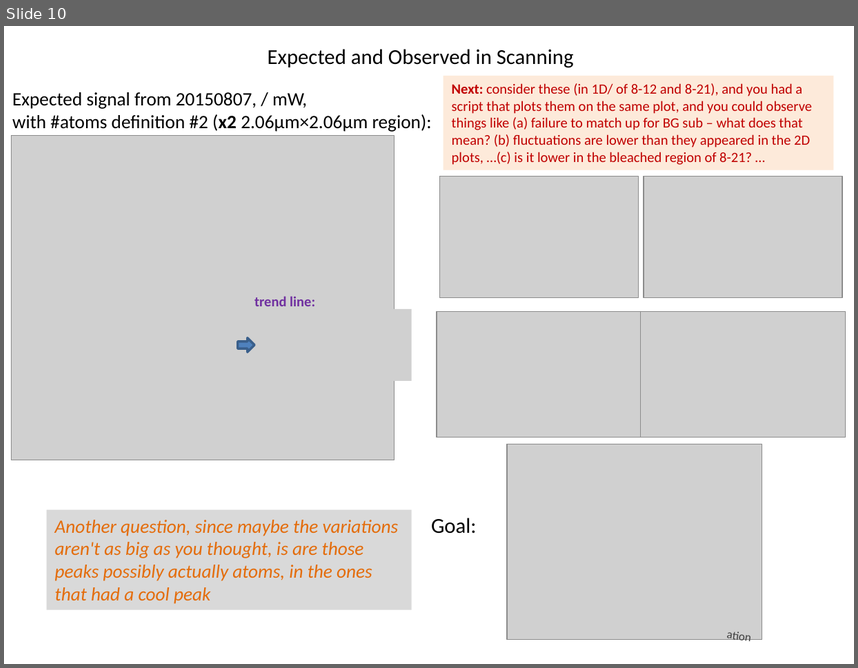
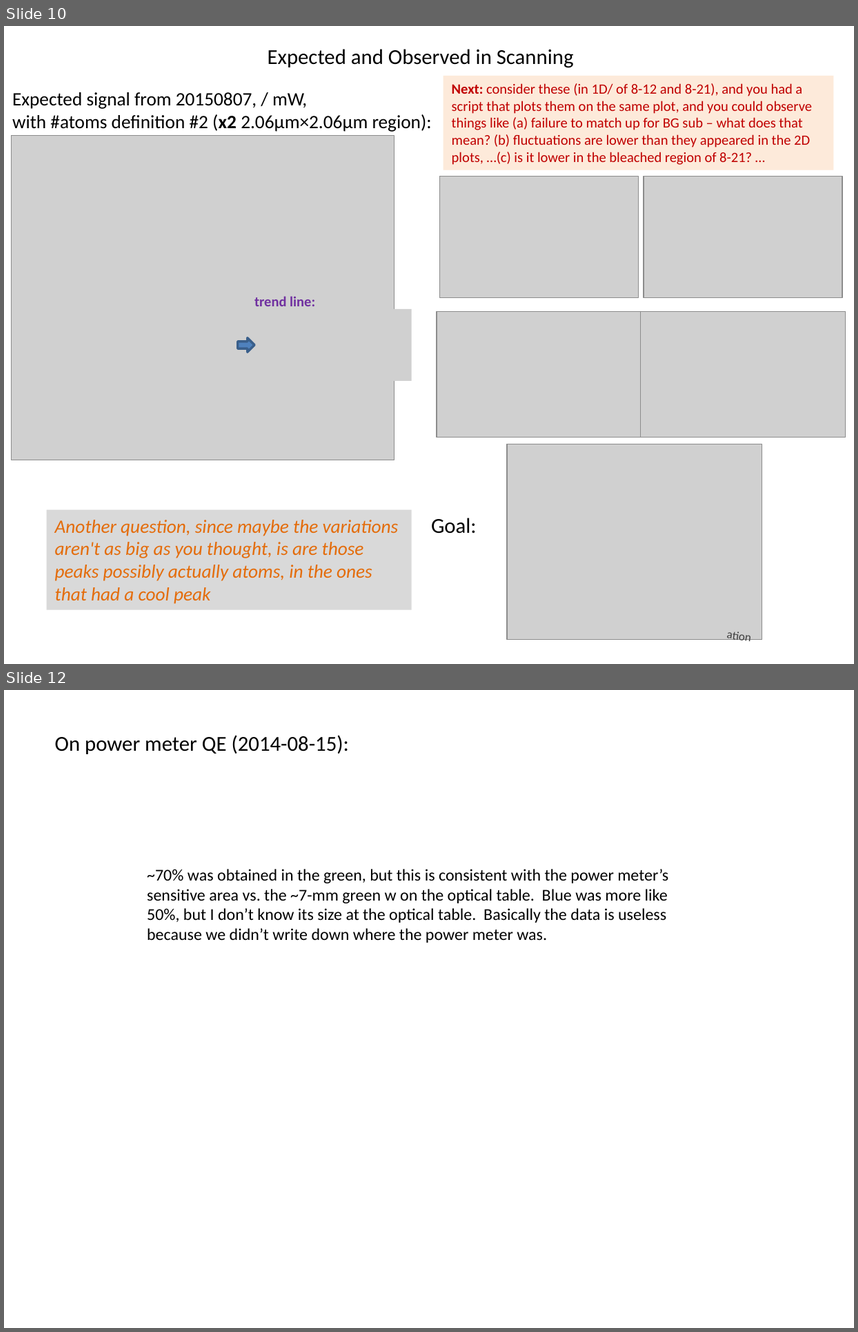
Before and after one commit to Waltmon/timthesis, a slide deck: thought_process.pptx. Shown one above the other, each under a label of ours: slide 10 before the commit, slides 10 and 12 after it; the slides between them are not shown. The pictures are 858x668 and 858x1332 pixels, drawn with LibreOffice and Linux fonts; fonts in the diff are those of the drawing; grey boxes stand for pictures. Boxes give left, top, right and bottom in pixels: in the first picture for what was removed or moved away, otherwise in the second. Text is boxed around its words. In the diff, an @@ line names an element or a change of style, - is before the commit and + after.

```diff
--- a/thought_process.pptx
+++ b/thought_process.pptx
@@ slide 12 added at <box>4,690,854,1328</box>, background #FFFFFF @@
@@ text added at <box>55,735,349,754</box>, 18 pt, text #000000 @@
+On power meter QE (2014-08-15):
@@ text added at <box>147,869,668,943</box>, 14 pt, text #000000 @@
+~70% was obtained in the green, but this is consistent with the power meter’s sensitive area vs. the ~7-mm green w on the optical table. Blue was more like 50%, but I don’t know its size at the optical table. Basically the data is useless because we didn’t write down where the power meter was.
```
Also in this commit, not shown: 1 other slide added, 16 other files.
